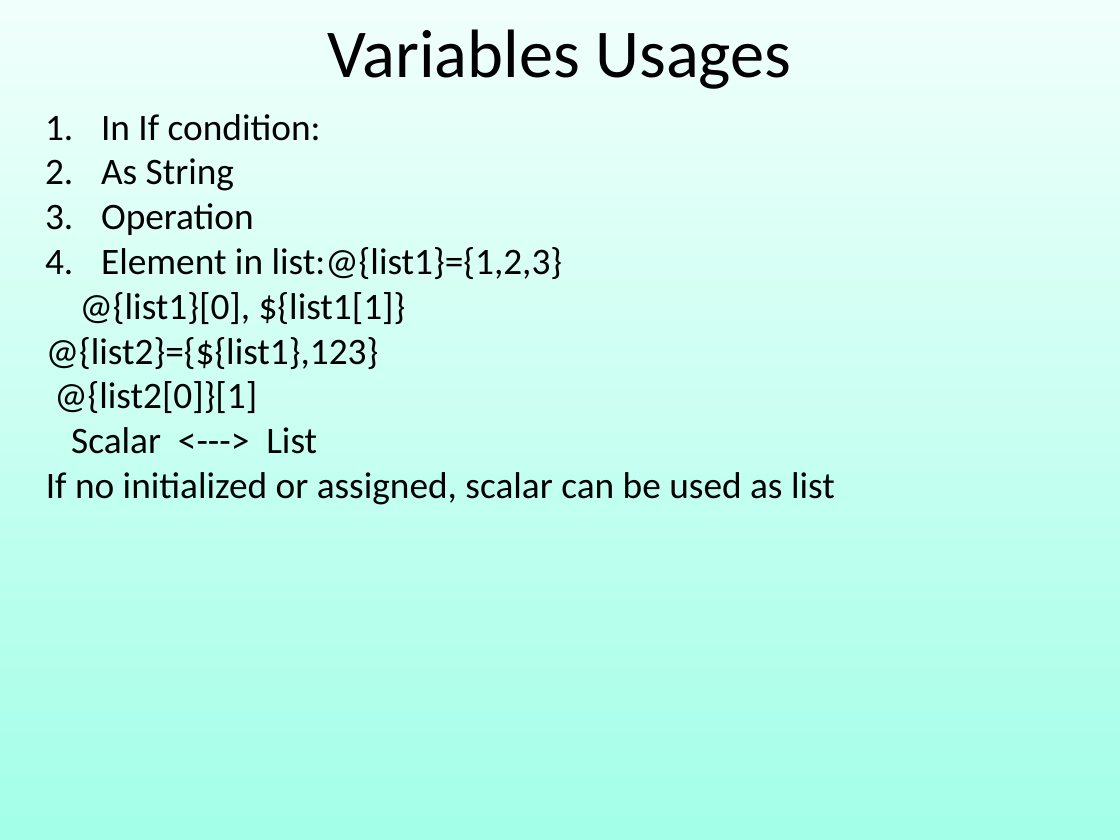
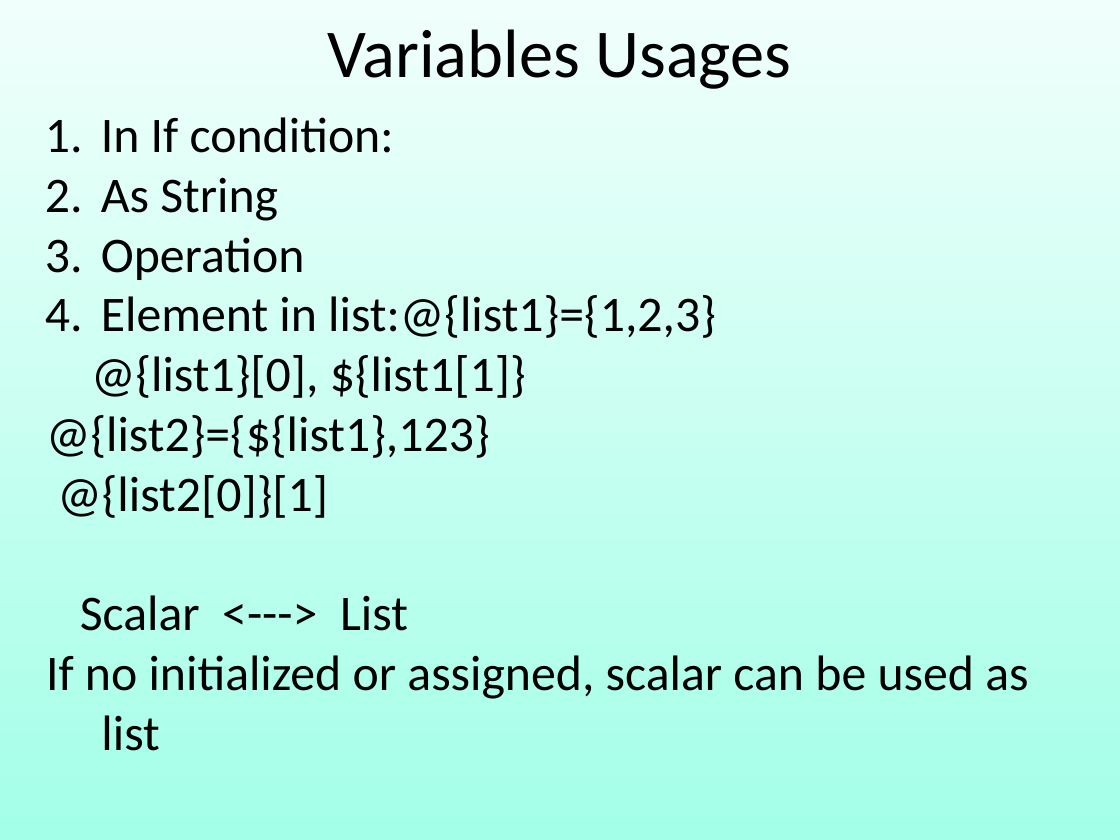
Before and after one commit to robin3795/Data, a slide deck: slide 58 of 2018_1.ppt (slide 59 before the commit). Drawn at 1120x840 pixels with LibreOffice and Linux fonts; fonts in the diff are those of the drawing. Boxes give left, top, right and bottom in pixels: in the first picture for what was removed or moved away, otherwise in the second. Text is boxed around its words. In the diff, an @@ line names an element or a change of style, - is before the commit and + after.

```diff
--- a/2018_1.ppt
+++ b/2018_1.ppt
@@ free "In If condition:" at box(28, 97, 1043, 812): size 24 to 32 pt; indent changed @@
```
Also in this commit, not shown: 17 other slides changed, 4 slides added, 3 slides removed.
